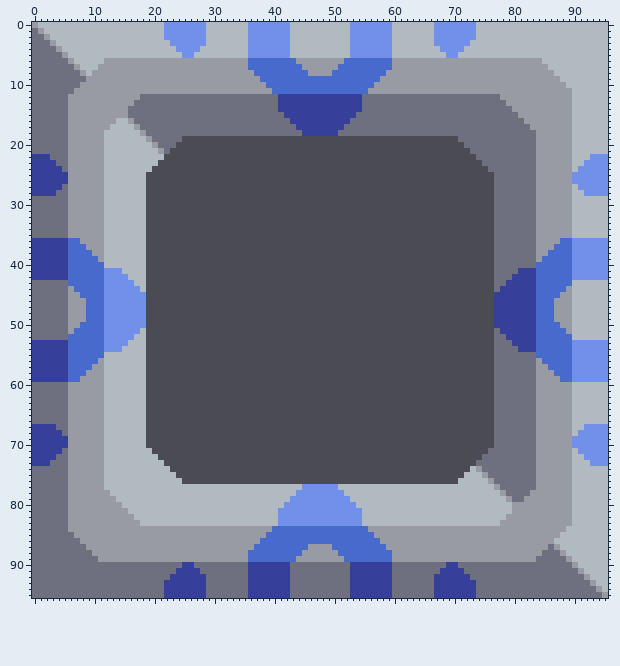
A sprite sheet gets an edit: sprites/blocks/production/advanced-vanilla/advanced-water-extractor.png. Above: the version before the commit.
The file is 96x96 pixels.
New version:
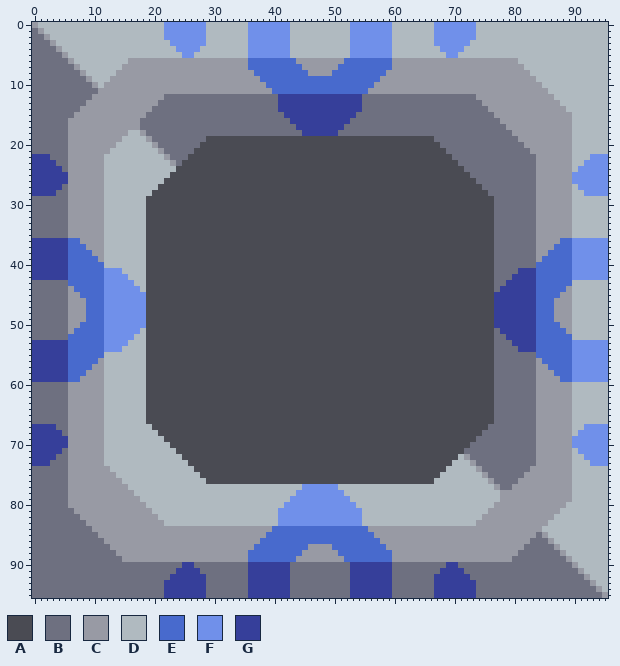
Palette (. is transparent): A #4a4b53  B #6e7080  C #989aa4  D #b0bac0  E #486acd  F #7090ea  G #363f9a
The exact change:
Changed rows in their new state; - is an unchanged pixel.
first column x 6:
 6 ------DDDD-----------------------------------------------------------------DDDD-----
 7 -----DDDD-------------------------------------------------------------------DDDD----
 8 ----DDDD---------------------------------------------------------------------DDDD---
 9 ----DDD-----------------------------------------------------------------------DDDD--
10 --BB-D-------------------------------------------------------------------------DDDD-
11 -BBBB---------------------------------------------------------------------------DDDD
12 BBBB--------CCCC----------------------------------------------------CCCC---------DDD
13 BBB--------CCCC------------------------------------------------------CCCC---------DD
14 BB--------CCCC--------------------------------------------------------CCCC---------D
15 B---------CCC----------------------------------------------------------CCCC---------
16 --------CC-C------------------------------------------------------------CCCC--------
17 -------CCCC--------------------------------------------------------------CCCC-------
18 ------CCCC----------------------------------------------------------------CCCC------
19 ------CCC----------BBBB--------------------------------------BBBB----------CCC------
20 ------CC----------BBBB----------------------------------------BBBB----------CC------
21 ------C----------BBBB------------------------------------------BBBB----------C------
22 ----------------CBBB--------------------------------------------BBBB----------------
23 ---------------DDCB----------------------------------------------BBBB---------------
24 --------------DDDD------------------------------------------------BBBB--------------
25 -------------DDDD--------------------------------------------------BBBB-------------
26 -------------DDD----------------------------------------------------BBB-------------
27 -------------DD------------------------------------------------------BB-------------
28 -------------D--------------------------------------------------------B-------------
first column x 6:
67 -------------D--------------------------------------------------------B-------------
68 -------------DD------------------------------------------------------BB-------------
69 -------------DDD----------------------------------------------------BBB-------------
70 -------------DDDD--------------------------------------------------BBBB-------------
71 --------------DDDD------------------------------------------------BBBB--------------
72 ---------------DDDD----------------------------------------------DCBB---------------
73 ----------------DDDD--------------------------------------------DDDC----------------
74 ------C----------DDDD------------------------------------------DDDD----------C------
75 ------CC----------DDDD----------------------------------------DDDD----------CC------
76 ------CCC----------DDDD--------------------------------------DDDD----------CCC------
77 ------CCCC----------------------------------------------------------------CCCC------
78 -------CCCC--------------------------------------------------------------CCCC-------
79 --------CCCC------------------------------------------------------------C-CC--------
80 ---------CCCC----------------------------------------------------------CCC---------D
81 B---------CCCC--------------------------------------------------------CCCC--------DD
82 BB---------CCCC------------------------------------------------------CCCC--------DDD
83 BBB---------CCCC----------------------------------------------------CCCC--------DDDD
84 BBBB---------------------------------------------------------------------------DDDD-
85 -BBBB-------------------------------------------------------------------------B-DD--
86 --BBBB-----------------------------------------------------------------------BBB----
87 ---BBBB---------------------------------------------------------------------BBBB----
88 ----BBBB-------------------------------------------------------------------BBBB-----
89 -----BBBB-----------------------------------------------------------------BBBB------
Pixel boxes of the changes (left, top, right, bottom) in both pictures:
changed: (68, 58, 206, 196)
changed: (434, 58, 572, 196)
changed: (68, 424, 206, 562)
changed: (434, 424, 572, 562)
